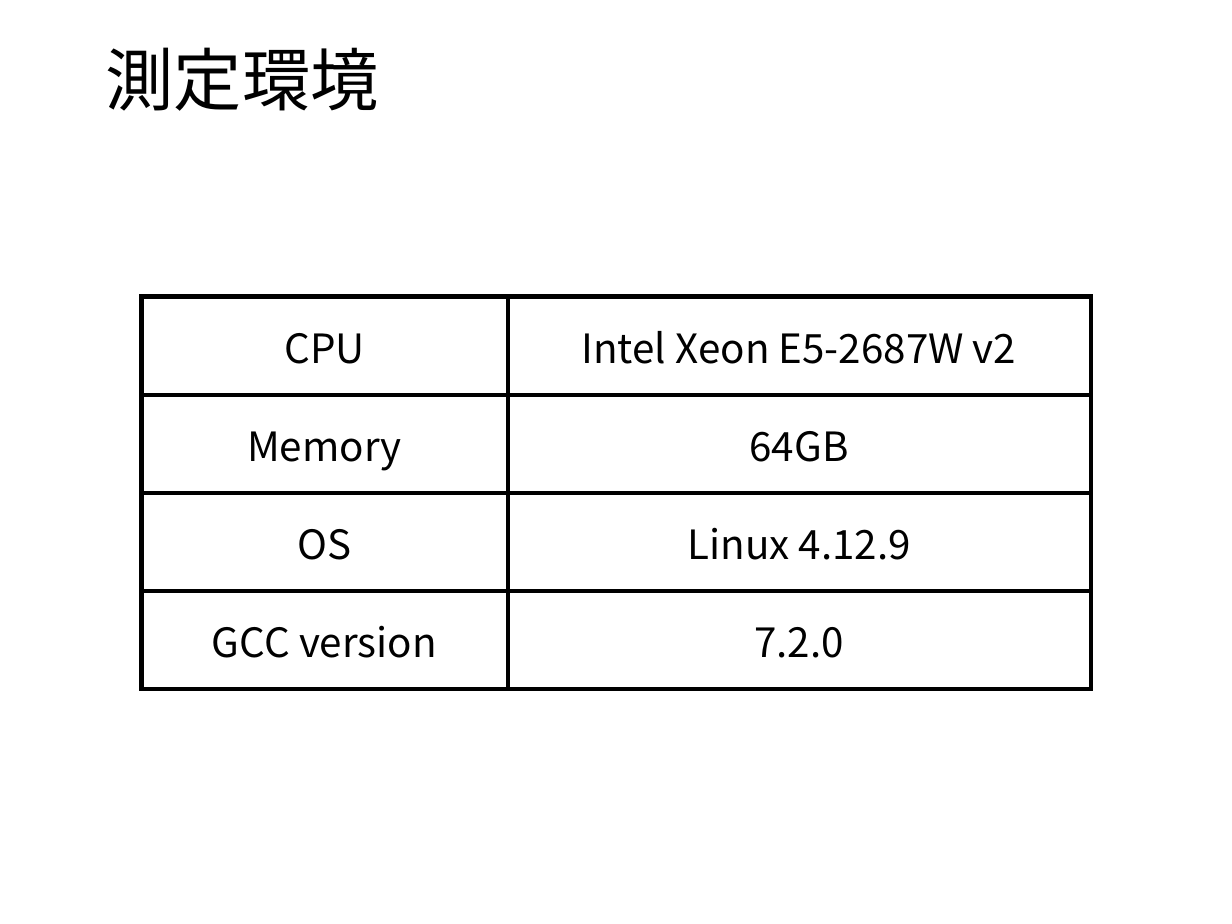
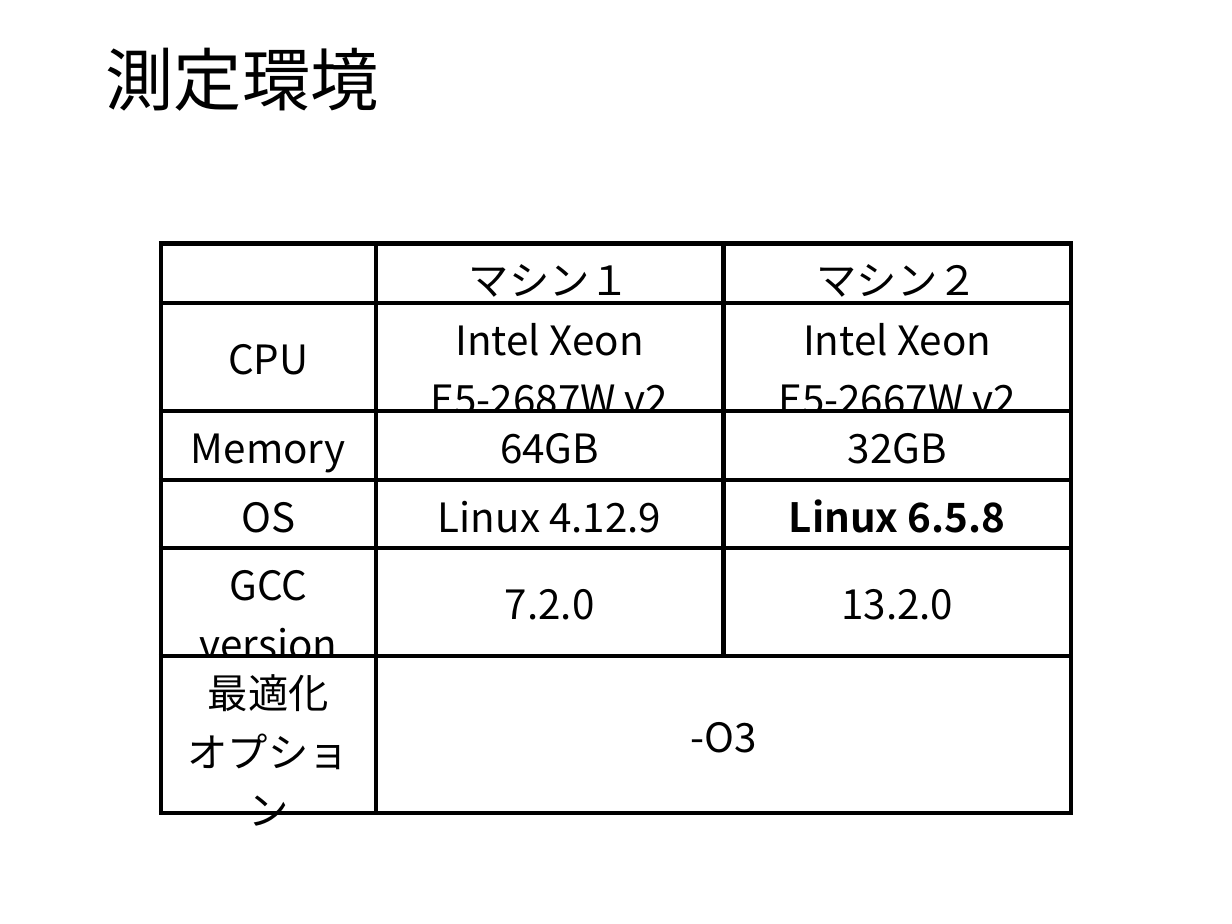
Before and after one commit to payao8810/shuron, a slide deck: slide 33 of slide.odp (slide 24 before the commit). Drawn at 1232x924 pixels with LibreOffice and Linux fonts; fonts in the diff are those of the drawing; background and template pictures are left out. Boxes give left, top, right and bottom in pixels: in the first picture for what was removed or moved away, otherwise in the second. Text is boxed around its words. In the diff, an @@ line names an element or a change of style, - is before the commit and + after.

Commit message:
01/04

```diff
--- a/slide.odp
+++ b/slide.odp
@@ table at (161,244,1071,857) @@
-CPU | Intel Xeon E5-2687W v2
-Memory | 64GB
-OS | Linux 4.12.9
-GCC version | 7.2.0
+ | マシン１ | マシン２
+CPU | Intel Xeon / E5-2687W v2 | Intel Xeon / E5-2667W v2
+Memory | 64GB | 32GB
+OS | Linux 4.12.9 | Linux 6.5.8
+GCC version | 7.2.0 | 13.2.0
+最適化 / オプション | -O3 | 
@@ table: place and size @@
-table at (142,296,1092,689)
+table at (161,244,1071,857)
```
Also in this commit, not shown: 26 other slides changed, 17 slides added, 6 slides removed.
